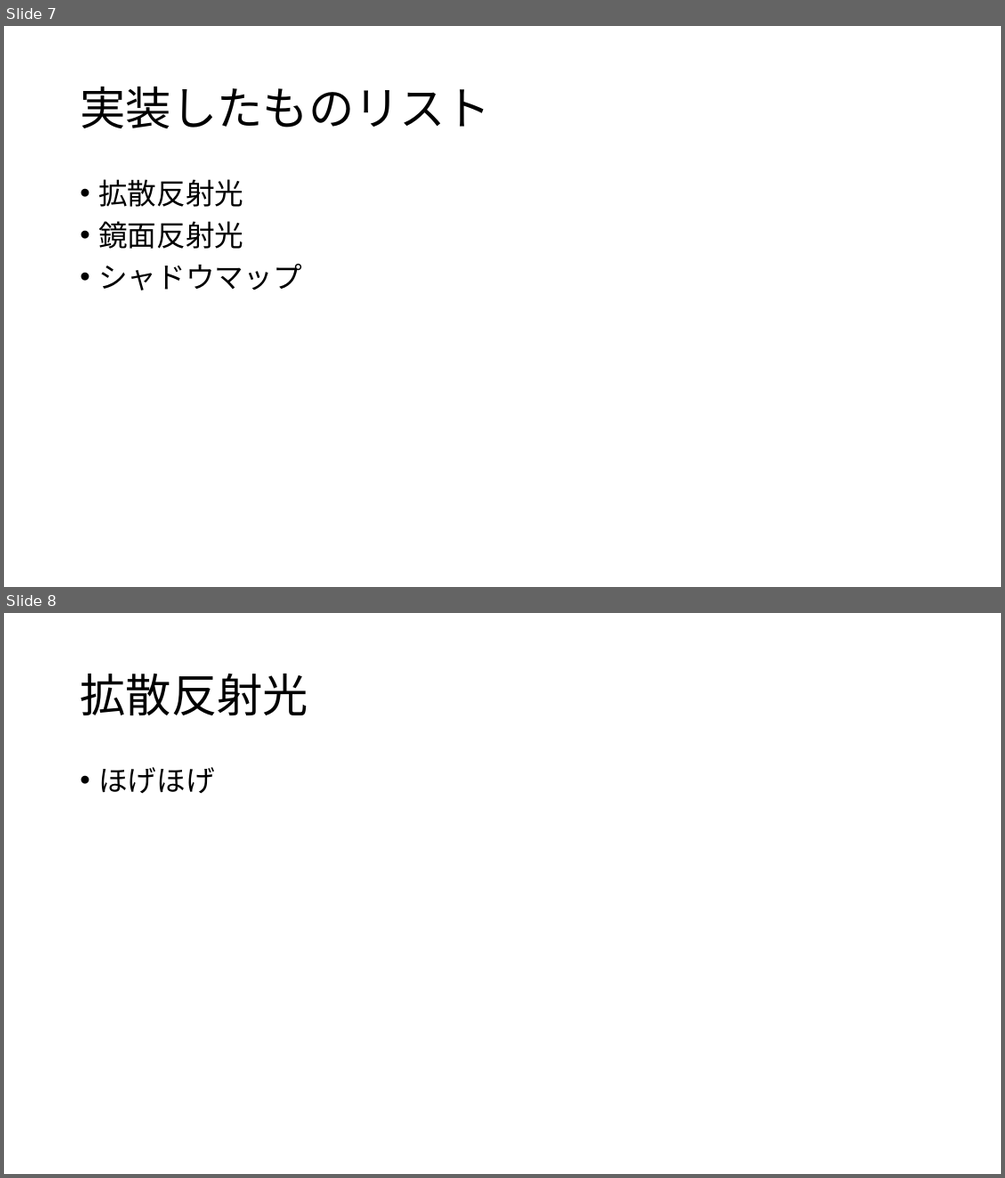
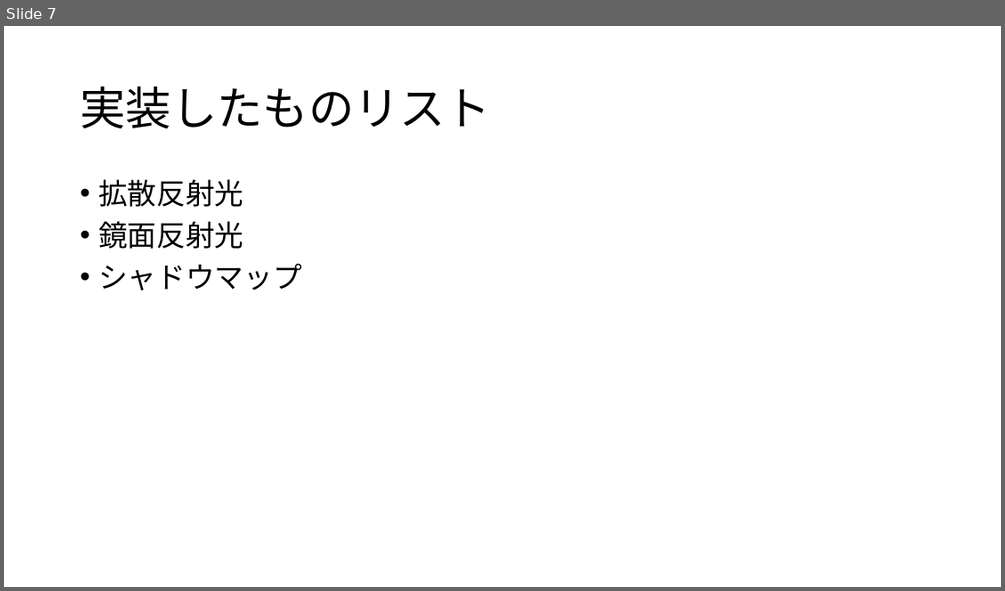
Before and after one commit to kyotento/KyotEngine, a slide deck: ポートフォリオ(仮).pptx. Shown one above the other, each under a label of ours: slides 7 and 8 before the commit, slide 7 after it. The pictures are 1005x1178 and 1005x591 pixels, drawn with LibreOffice and Linux fonts; fonts in the diff are those of the drawing. Boxes give left, top, right and bottom in pixels: in the first picture for what was removed or moved away, otherwise in the second. Text is boxed around its words. In the diff, an @@ line names an element or a change of style, - is before the commit and + after.

```diff
--- a/ポートフォリオ(仮).pptx
+++ b/ポートフォリオ(仮).pptx
@@ slide 8 removed at bbox=[4, 613, 1001, 1174], background #FFFFFF @@
@@ title removed at bbox=[80, 674, 308, 715] @@
-拡散反射光
@@ text removed at bbox=[98, 767, 215, 794] @@
-• ほげほげ
```
Also in this commit, not shown: 3 slides changed, 1 slide added, 2 other slides removed, 6 other files.
